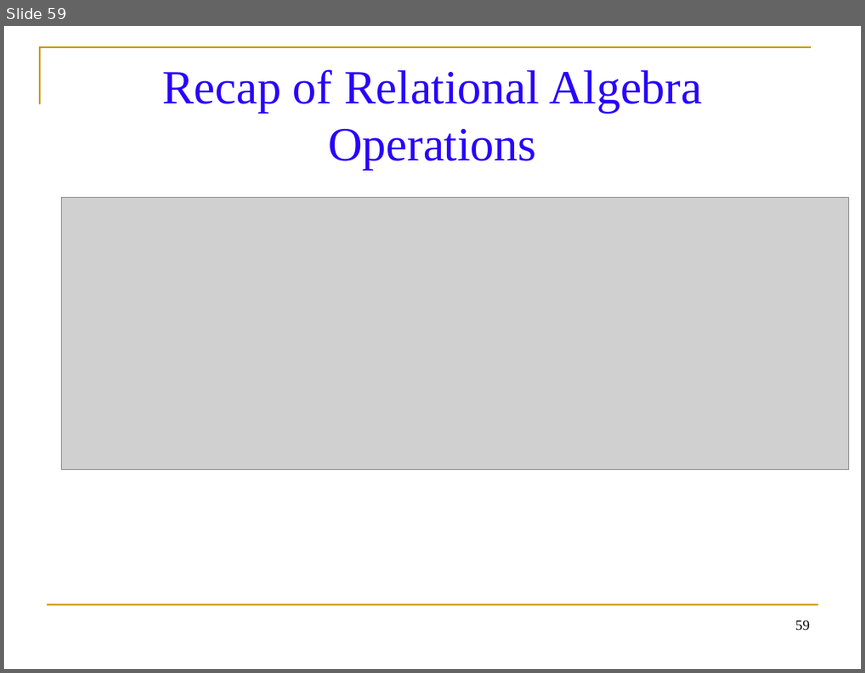
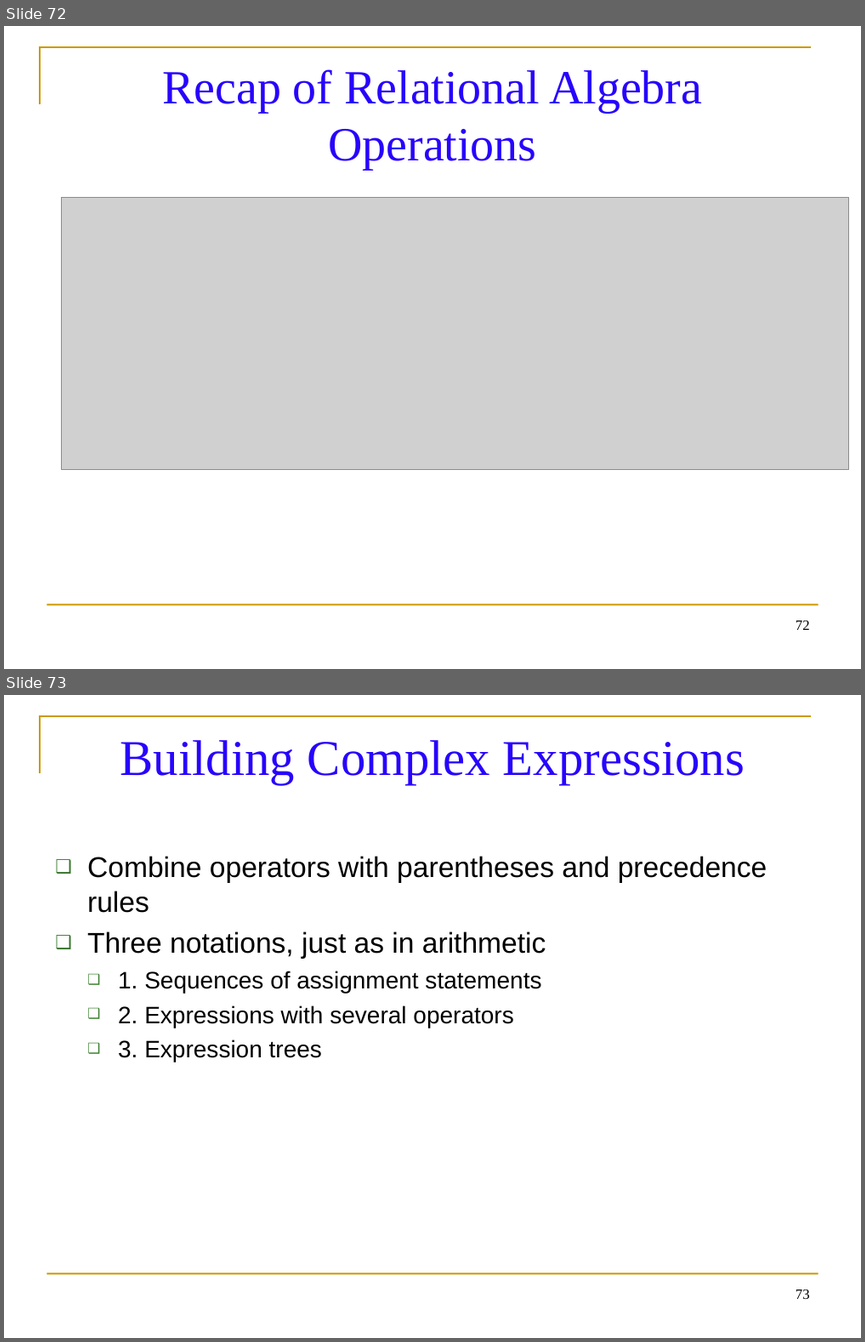
Before and after one commit to balachander712/Lab-Main, a slide deck: Sem3/Materials/Database Management System/Relational Algebra Operations.ppt. Shown one above the other, each under a label of ours: slide 59 before the commit, slides 72 and 73 after it. The pictures are 865x673 and 865x1342 pixels, drawn with LibreOffice and Linux fonts; fonts in the diff are those of the drawing; grey boxes stand for pictures. Boxes give left, top, right and bottom in pixels: in the first picture for what was removed or moved away, otherwise in the second. Text is boxed around its words. In the diff, an @@ line names an element or a change of style, - is before the commit and + after.

```diff
--- a/Sem3/Materials/Database Management System/Relational Algebra Operations.ppt
+++ b/Sem3/Materials/Database Management System/Relational Algebra Operations.ppt
@@ slide 73 added at (4, 695, 861, 1338), background #FFFFFF; not listed: 2 template elements that a slide beside it also shows @@
@@ title added at (120, 740, 744, 784), 42 pt, text #2704FC @@
+Building Complex Expressions
@@ text added at (87, 856, 767, 1062), 20 pt, text #000000 @@
+❑ Combine operators with parentheses and precedence rules
+❑ Three notations, just as in arithmetic
+  ❑ 1. Sequences of assignment statements
+  ❑ 2. Expressions with several operators
+  ❑ 3. Expression trees
@@ page number added at (795, 1289, 810, 1299), 12 pt, text #000000 @@
+73
@@ what was slide 59 is now slide 72 @@
@@ page number at (795, 620, 810, 630): text changed @@
-59
+72
```
Also in this commit, not shown: 10 slides changed, 35 other slides added, 24 other files.
